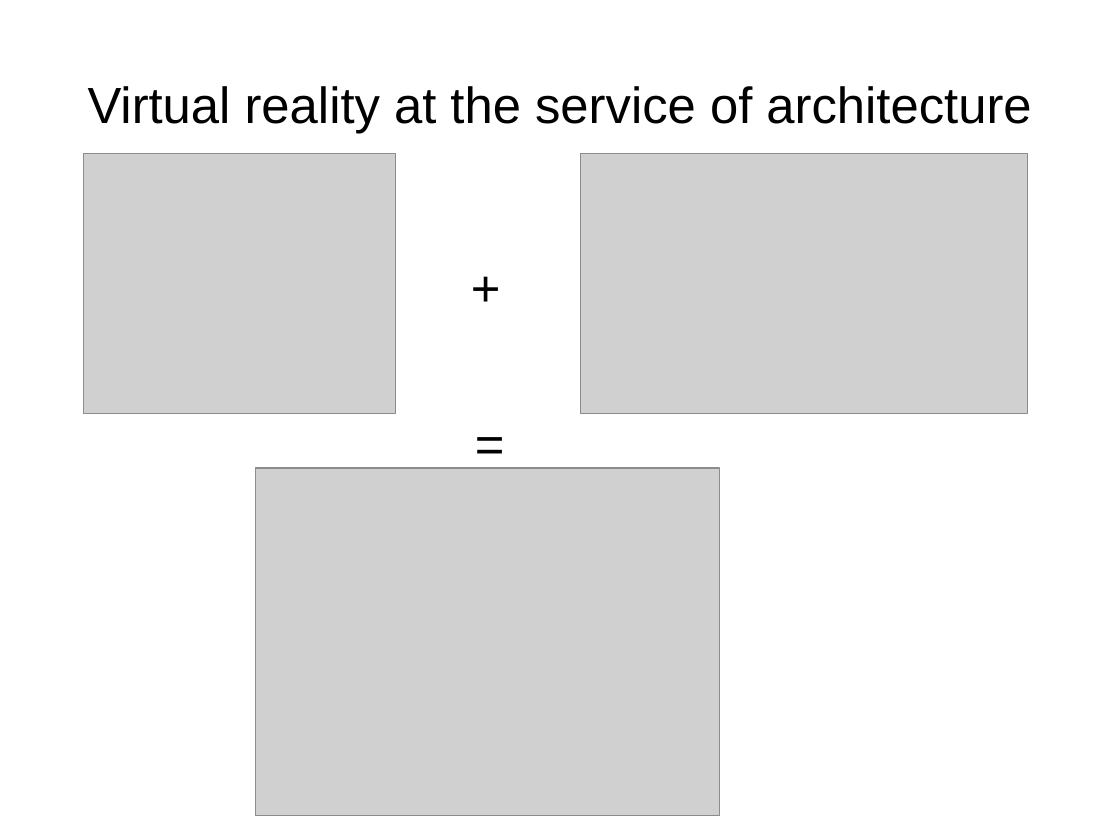
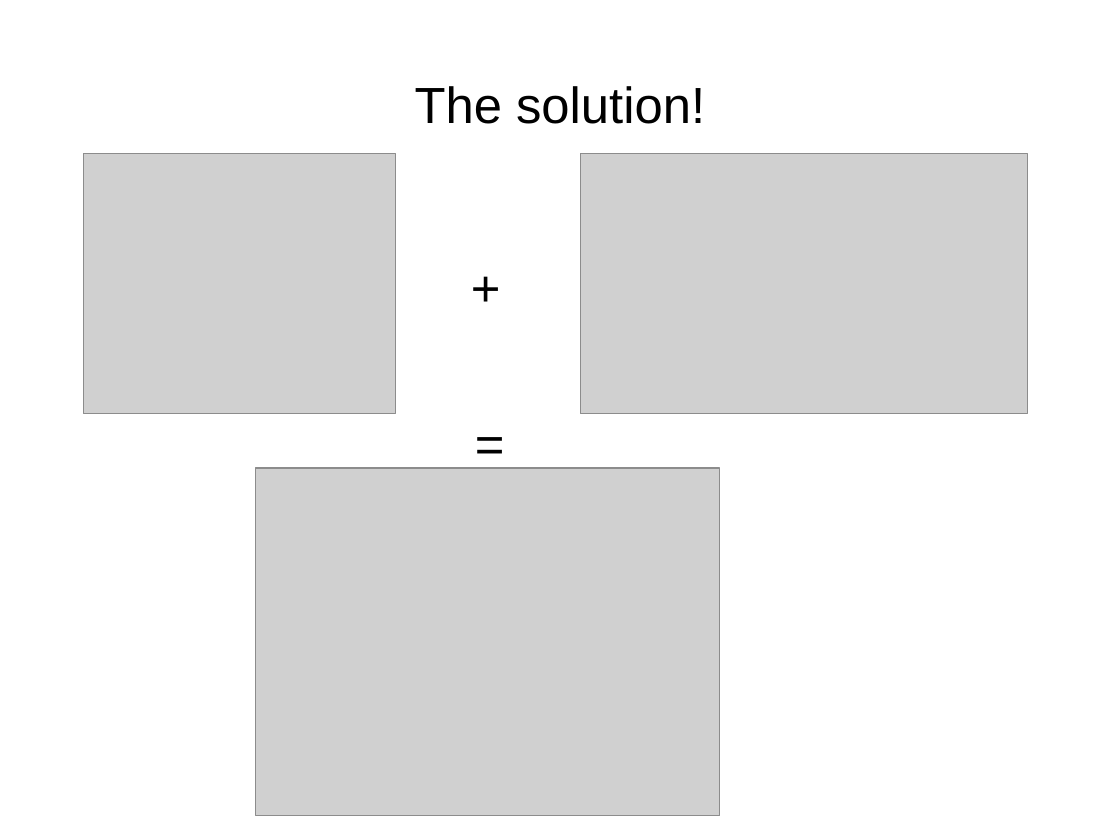
Before and after one commit to quentinleguennec/presentations, a slide deck: slide 4 of pitch_apps_world_2016.odp. Drawn at 1120x840 pixels with LibreOffice and Linux fonts; fonts in the diff are those of the drawing; grey boxes stand for pictures; background and template pictures are left out. Boxes give left, top, right and bottom in pixels: in the first picture for what was removed or moved away, otherwise in the second. Text is boxed around its words. In the diff, an @@ line names an element or a change of style, - is before the commit and + after.

```diff
--- a/pitch_apps_world_2016.odp
+++ b/pitch_apps_world_2016.odp
@@ title at (415, 86, 705, 124): text changed @@
-Virtual reality at the service of architecture
+The solution!
```
Also in this commit, not shown: 5 other slides changed, 5 other files.
